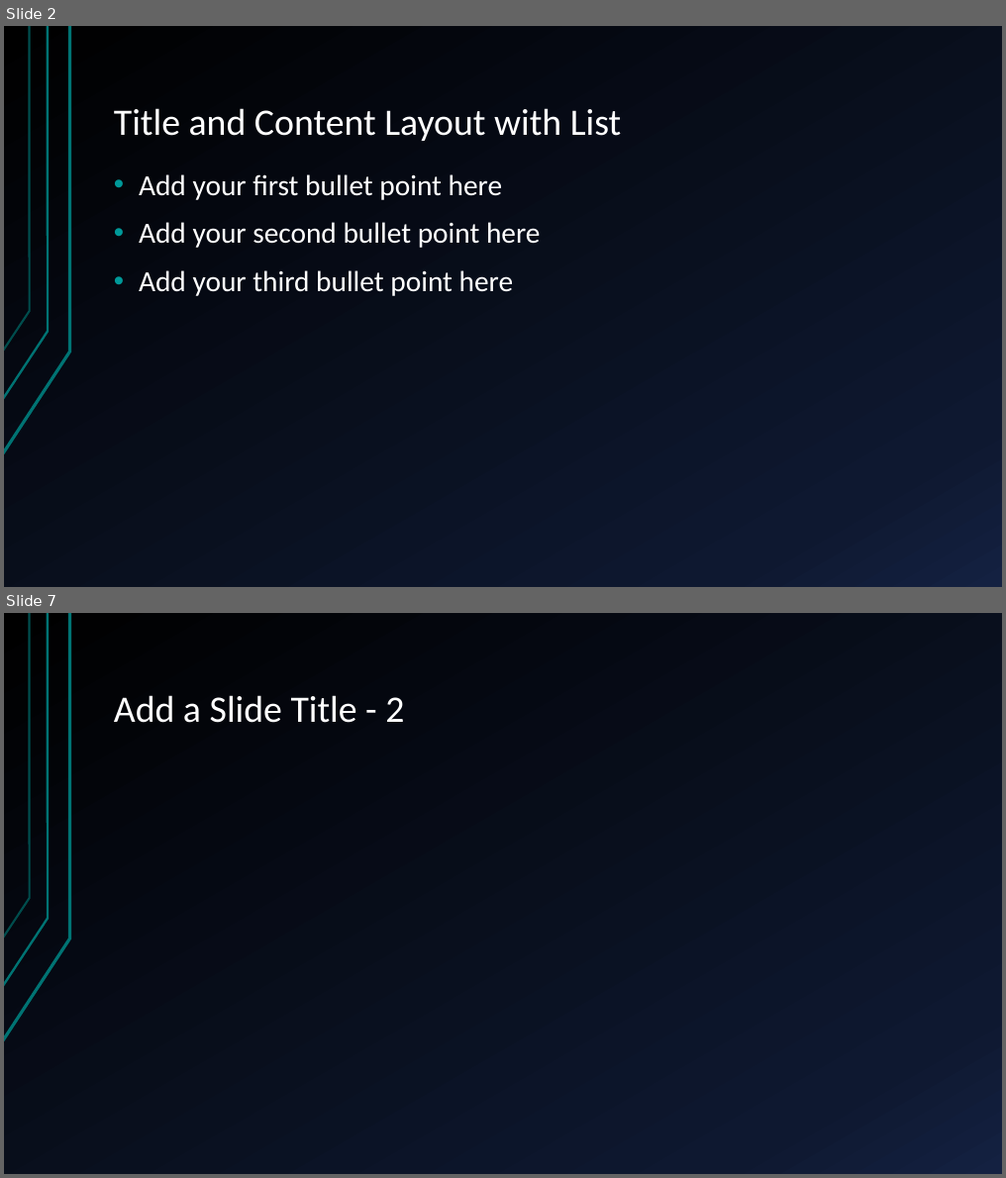
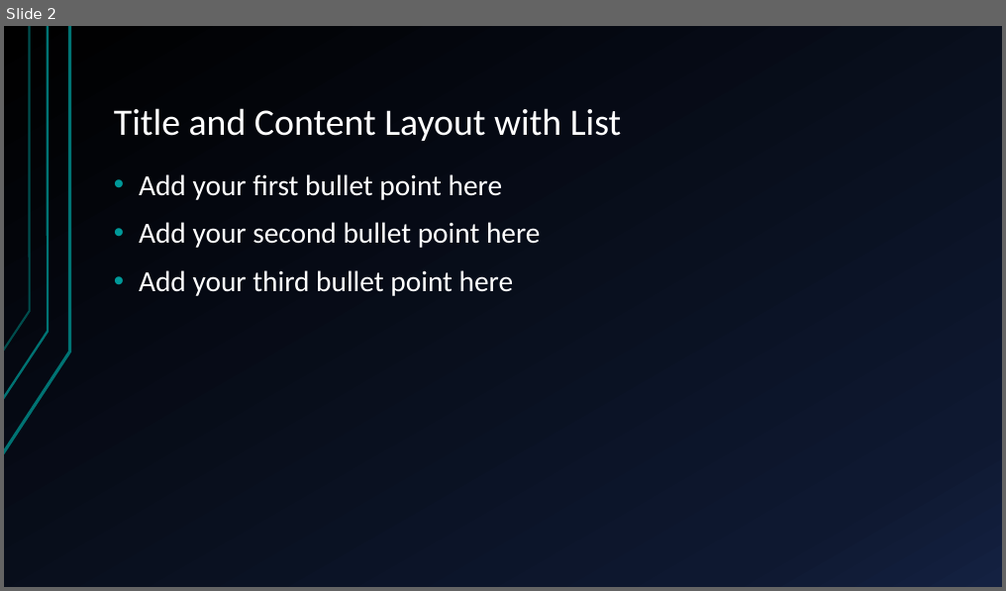
Before and after one commit to yasenstar/learn_graphdb, a slide deck: neo4j/neo4j_fundamentals/Neo4j_Fundamentals.pptx. Shown one above the other, each under a label of ours: slides 2 and 7 before the commit, slide 2 after it; the slides between them are not shown. The pictures are 1006x1178 and 1006x591 pixels, drawn with LibreOffice and Linux fonts; fonts in the diff are those of the drawing. Boxes give left, top, right and bottom in pixels: in the first picture for what was removed or moved away, otherwise in the second. Text is boxed around its words. In the diff, an @@ line names an element or a change of style, - is before the commit and + after.

```diff
--- a/neo4j/neo4j_fundamentals/Neo4j_Fundamentals.pptx
+++ b/neo4j/neo4j_fundamentals/Neo4j_Fundamentals.pptx
@@ slide 7 removed at (4,613,1002,1174), background gradient #000000 to #0F1931 to #142242; not listed: 3 template elements that a slide beside it also shows @@
@@ title removed at (114,695,404,723) @@
-Add a Slide Title - 2
```
Also in this commit, not shown: 1 slide changed, 8 other slides removed.
